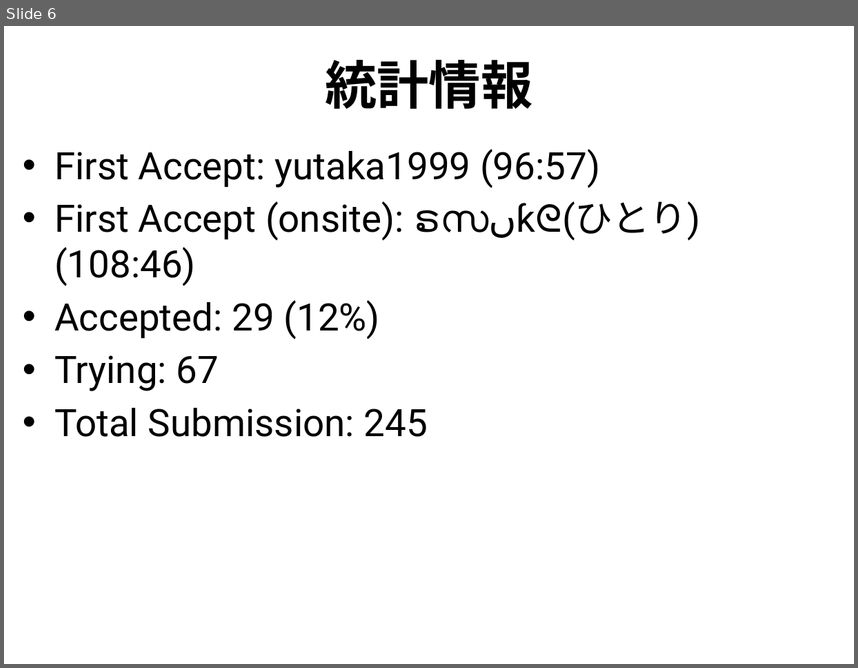
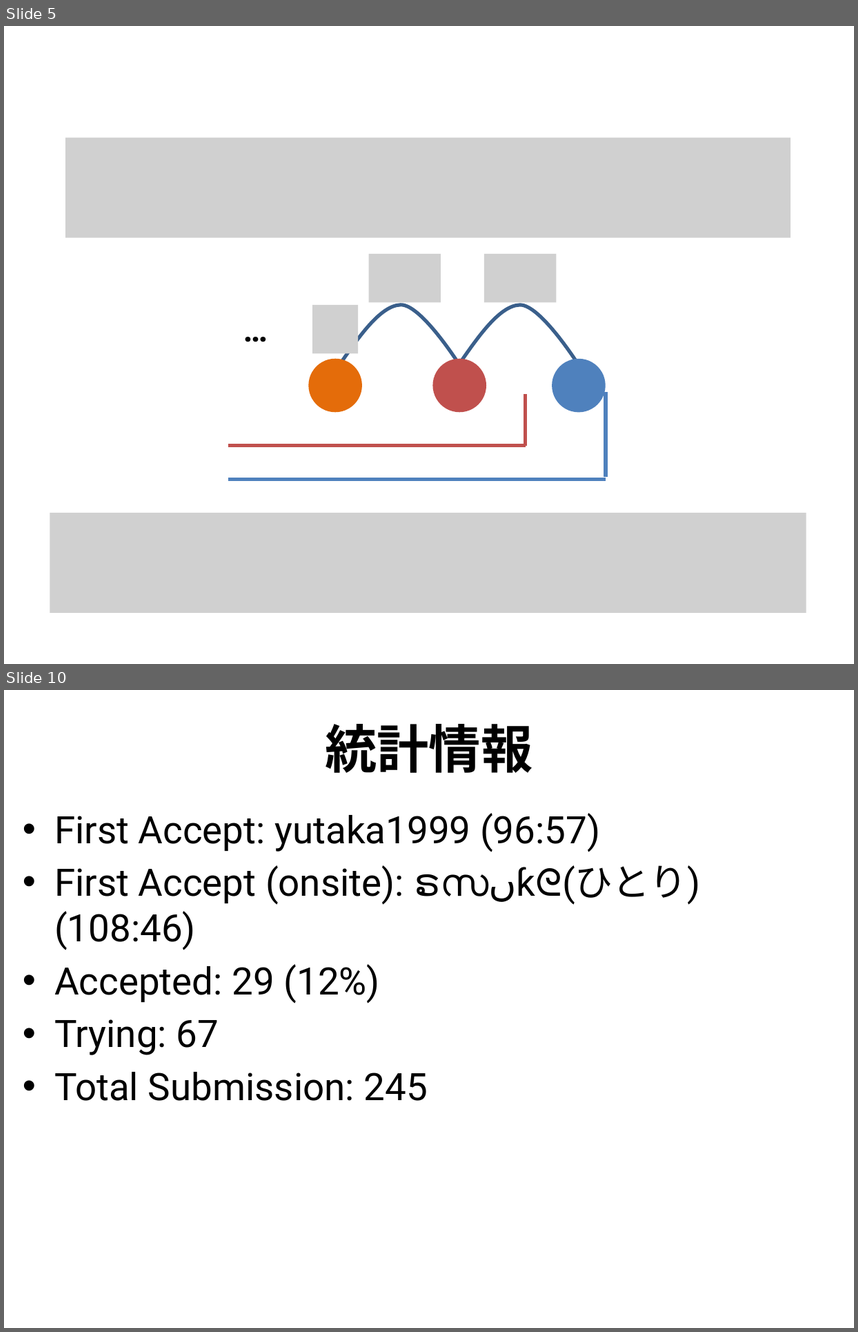
Before and after one commit to utpcjp/utpcjp.github.com, a slide deck: 2013/slides/G.pptx. Shown one above the other, each under a label of ours: slide 6 before the commit, slides 5 and 10 after it; the slides between them are not shown. The pictures are 858x668 and 858x1332 pixels, drawn with LibreOffice and Linux fonts; fonts in the diff are those of the drawing; grey boxes stand for pictures. Boxes give left, top, right and bottom in pixels: in the first picture for what was removed or moved away, otherwise in the second. Text is boxed around its words. In the diff, an @@ line names an element or a change of style, - is before the commit and + after.

```diff
--- a/2013/slides/G.pptx
+++ b/2013/slides/G.pptx
@@ slide 5 added at (x1=4, y1=26, x2=854, y2=664), background #FFFFFF @@
@@ picture added at (x1=65, y1=137, x2=791, y2=238) @@
@@ picture added at (x1=369, y1=254, x2=441, y2=302) @@
@@ picture added at (x1=484, y1=254, x2=557, y2=302) @@
@@ text added at (x1=235, y1=305, x2=282, y2=353), 28 pt, text #000000, bold @@
+…
@@ picture added at (x1=312, y1=305, x2=359, y2=353) @@
@@ freeform shape added at (x1=337, y1=305, x2=459, y2=368), outline #3A5F8C 3 pt @@
@@ freeform shape added at (x1=455, y1=305, x2=579, y2=368), outline #3A5F8C 3 pt @@
@@ ellipse added at (x1=308, y1=359, x2=362, y2=412), fill #E46C0A @@
@@ ellipse added at (x1=432, y1=359, x2=486, y2=412), fill #C0504D @@
@@ ellipse added at (x1=553, y1=359, x2=606, y2=412), fill #4F81BD @@
@@ line added from (525, 394) to (525, 445), #C0504D 3 pt @@
@@ line added from (606, 392) to (606, 477), #4F81BD 3 pt @@
@@ line added from (228, 445) to (525, 445), #C0504D 3 pt @@
@@ line added from (228, 479) to (606, 479), #4F81BD 3 pt @@
@@ picture added at (x1=50, y1=512, x2=806, y2=612) @@
@@ what was slide 6 is now slide 10 @@
```
Also in this commit, not shown: 4 slides changed, 4 other slides added, 1 slide removed, 6 other files.
